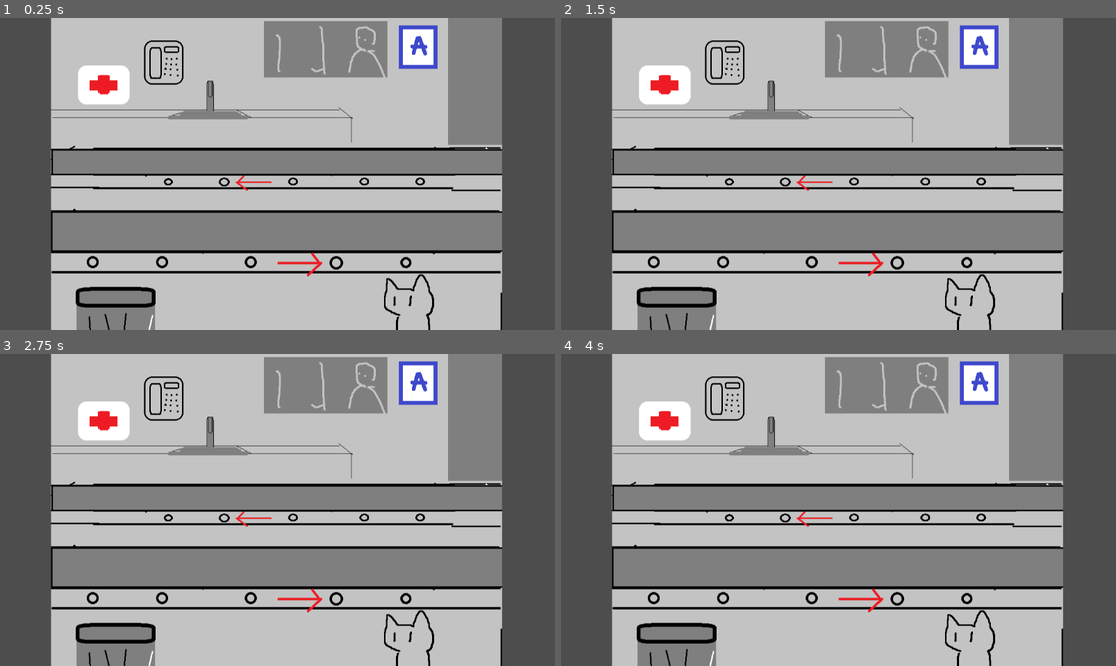
Above: before the commit, frames 1-4 (two rows, left to right).
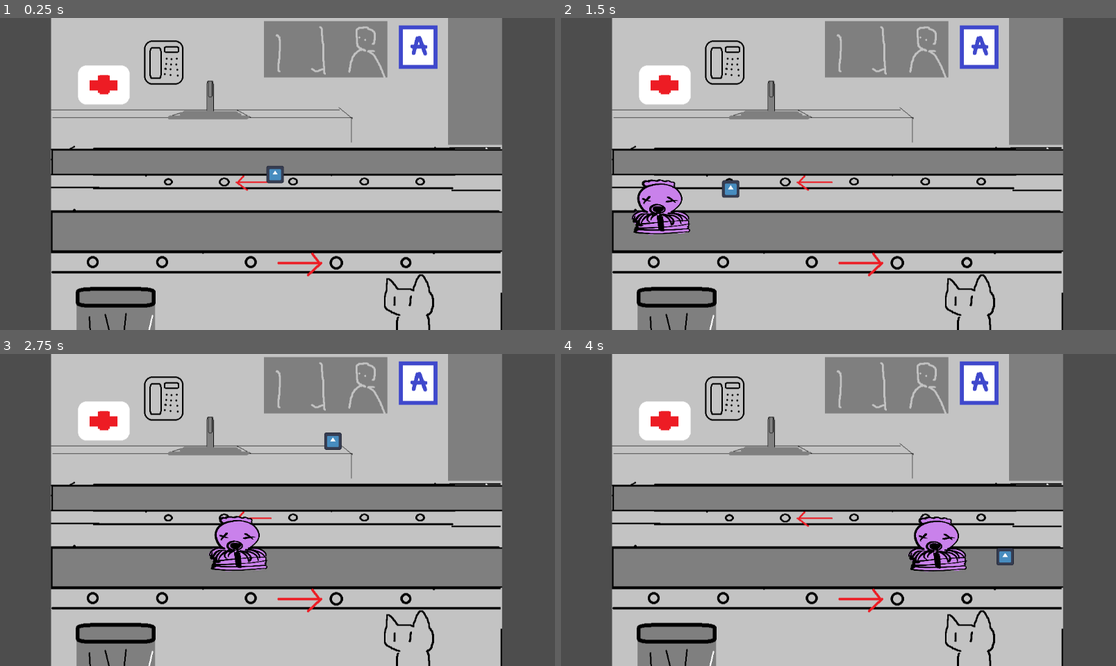
Above: after the commit, the same moments.

Repository: BUNN1E5/SDGJ-2024
Game: Godot game, scene res://levels/mockup/mockup.tscn
Two runs of this game, one before a commit and one after it. Both use one fixed random seed, a clock stepped at 60 frames per second and the inputs below. The engine's default icon, where the game draws it, is replaced by a stand-in: a white triangle on a blue panel in a dark square.
Inputs (mouse positions are in pixels of both pictures, inside the frame that each line leads up to):
- Up to frame 1 (0.25 s): no input
- Up to frame 2 (1.5 s): move the mouse to (960, 158) at 0.52 s; move the mouse to (727, 189) at 1.27 s
- Up to frame 3 (2.75 s): move the mouse to (333, 441) at 2.02 s
- Up to frame 4 (4 s): move the mouse to (810, 572) at 2.77 s; move the mouse to (1005, 556) at 3.52 s

The runs differ from the first frame. In frame 1, 0.2% of the frame differs, in the area x 47-52%, y 47-54%; in frame 2, 1.6%, in the area x 12-33%, y 51-70%; in frame 3, 1.6%; in frame 4, 1.6%.

Commit message:
Testing Mouse movement

Diff:
--- a/game_systems/conveyer_belt/conveyer_belt.gd
+++ b/game_systems/conveyer_belt/conveyer_belt.gd
@@ -1,5 +1,5 @@
 extends Node2D
-
+class_name ConveyerBelt
 #Here is the functionality that needs to be implemented in this class:
 #We need to make a conveyer!
 #	How do we wanna implement this?
@@ -14,12 +14,11 @@
 #	If good food gets gobbled add some money and push emty plate on plate return at the
 #		at the same relative position as where it was on the
 
-#We will figure out which we wanna use later
-@export var sushi_path : Path2D
-@export var plate_path : Path2D
 
-@export var food_conveyer : Array[Node2D] #Holds all the food on the conveyer to the customer
-@export var plate_conveyer : Array[Node2D] #Holds any plates that are returned including "BAD" food
+@export_range(0, 1) var speed : float = 0.1
 
-func process(delta):
+func _ready():
 	pass
+
+func _process(delta):
+	pass
--- /dev/null
+++ b/game_systems/conveyer_belt/conveyer_item.gd
@@ -0,0 +1,24 @@
+extends PathFollow2D
+class_name ConveyerItem
+
+@export var conveyer_belt : ConveyerBelt
+
+#food and a plate are both conveyerItems
+
+#these are the sprites from good to "bad"
+#a plate would have an array of 1 with just the plate item
+@export var sprites : Array[Sprite2D]
+@export var renderder : Sprite2D
+
+# Called when the node enters the scene tree for the first time.
+func _ready():
+	self.conveyer_belt = get_parent()
+	self.loop = true
+	self.rotates = false
+	self.conveyer_belt.get_curve()
+	pass # Replace with function body.
+
+# Called every frame. 'delta' is the elapsed time since the previous frame.
+func _process(delta):
+	self.progress_ratio += delta * conveyer_belt.speed
+	pass
--- a/food/base/food.gd
+++ b/game_systems/conveyer_belt/conveyer_manager.gd
@@ -1,11 +1,19 @@
-extends PathFollow2D
+extends Node
+class_name ConveyerManager
 
+@export var food_belt : ConveyerBelt
+@export var plate_belt : ConveyerBelt
 
 # Called when the node enters the scene tree for the first time.
 func _ready():
-	loop = true
 	pass # Replace with function body.
 
 # Called every frame. 'delta' is the elapsed time since the previous frame.
 func _process(delta):
 	pass
+
+func add_item(item : ConveyerItem):
+	pass
+
+func eat_Item(item : ConveyerItem):
+	pass
--- /dev/null
+++ b/game_systems/player_control/mouse.gd
@@ -0,0 +1,14 @@
+extends Node
+
+@export var mouse_smoothness = 16
+
+# Called when the node enters the scene tree for the first time.
+func _ready():
+	Input.set_mouse_mode(Input.MOUSE_MODE_HIDDEN)
+	pass # Replace with function body.
+
+# Called every frame. 'delta' is the elapsed time since the previous frame.
+func _process(delta):
+	var mouse_pos = get_viewport().get_mouse_position()
+	self.position = self.position.lerp(mouse_pos, delta * mouse_smoothness)
+	pass
--- /dev/null
+++ b/game_systems/score/score_manager.gd
@@ -0,0 +1,39 @@
+extends Node
+
+#food rating is S -> A -> B -> C -> F with F being a failed state
+#				4 -> 3 -> 2 -> 1 -> 0
+#there is a counter that increases food rating back up
+#when that counter reaches a value increase the food rating up
+@export var food_rating : float = 4
+@export var food_rating_recovery_rate : float = 0.1
+
+#This is your money, this does nothing
+@export var money = 0
+
+signal on_food_rating_recovery
+signal on_food_rating_loss
+
+# Called when the node enters the scene tree for the first time.
+func _ready():
+	on_food_rating_loss.connect(food_rating_loss)
+	on_food_rating_recovery.connect(food_rating_recovery)
+	pass # Replace with function body.
+
+# Called every frame. 'delta' is the elapsed time since the previous frame.
+func _process(delta):
+	pass
+
+#this runs when there is a change to the food rating
+#a positive change just adds, a negative change means we lose
+func food_rating_recovery():
+	food_rating += food_rating_recovery_rate
+	pass
+
+#brings our food rating down a level and reset our recovery progress
+func food_rating_loss():
+	food_rating = floor(food_rating - 1)
+	pass
+
+func add_money(amount):
+	money += amount
+	pass
--- a/levels/mockup/mockup.tscn
+++ b/levels/mockup/mockup.tscn
@@ -1,6 +1,11 @@
-[gd_scene load_steps=4 format=3 uid="uid://deytuyg26ollq"]
+[gd_scene load_steps=9 format=3 uid="uid://deytuyg26ollq"]
 
 [ext_resource type="Texture2D" uid="uid://bnrybd2q4f5gc" path="res://mockup/background.png" id="1_bh67r"]
+[ext_resource type="Texture2D" uid="uid://bt1ylwqcwa43" path="res://mockup/good-octopus-sushi.png" id="2_7uiju"]
+[ext_resource type="Script" path="res://game_systems/conveyer_belt/conveyer_belt.gd" id="2_fltsp"]
+[ext_resource type="Script" path="res://game_systems/conveyer_belt/conveyer_item.gd" id="2_fwvx3"]
+[ext_resource type="Texture2D" uid="uid://cpecripuq0dbr" path="res://icon.svg" id="5_ygjv5"]
+[ext_resource type="Script" path="res://game_systems/player_control/mouse.gd" id="6_vpumv"]
 
 [sub_resource type="Curve2D" id="Curve2D_6u7gi"]
 _data = {
@@ -10,9 +15,9 @@
 
 [sub_resource type="Curve2D" id="Curve2D_hkcda"]
 _data = {
-"points": PackedVector2Array(0, 0, 0, 0, -4, 453, 0, 0, 0, 0, 1162, 453)
+"points": PackedVector2Array(0, 0, 0, 0, -81, 444, 0, 0, 0, 0, 1293, 450, 0, 0, 0, 0, 1300, -100, 0, 0, 0, 0, -80, -100, 0, 0, 0, 0, -80, 450)
 }
-point_count = 2
+point_count = 5
 
 [node name="Node2D" type="Node2D"]
 
@@ -22,6 +27,36 @@
 
 [node name="PlatePath" type="Path2D" parent="."]
 curve = SubResource("Curve2D_6u7gi")
+script = ExtResource("2_fltsp")
 
 [node name="SushiPath" type="Path2D" parent="."]
+position = Vector2(-59.3049, 0)
+scale = Vector2(1.04562, 1)
 curve = SubResource("Curve2D_hkcda")
+script = ExtResource("2_fltsp")
+speed = 0.057
+
+[node name="PathFollow2D" type="PathFollow2D" parent="SushiPath"]
+position = Vector2(-81, 444)
+rotates = false
+script = ExtResource("2_fwvx3")
+
+[node name="Good-octopus-sushi" type="Sprite2D" parent="SushiPath/PathFollow2D"]
+position = Vector2(-0.779663, -52)
+scale = Vector2(0.2, 0.2)
+texture = ExtResource("2_7uiju")
+
+[node name="Area2D" type="Area2D" parent="SushiPath/PathFollow2D"]
+position = Vector2(-0.779663, -52)
+scale = Vector2(0.2, 0.2)
+
+[node name="CollisionPolygon2D" type="CollisionPolygon2D" parent="SushiPath/PathFollow2D/Area2D"]
+position = Vector2(3.89832, 260)
+scale = Vector2(5, 5)
+polygon = PackedVector2Array(-53.5568, 2, 66.946, 1, 51.644, -108, -41.124, -109)
+
+[node name="Mouse" type="Sprite2D" parent="."]
+position = Vector2(66, 409)
+scale = Vector2(0.28125, 0.28125)
+texture = ExtResource("5_ygjv5")
+script = ExtResource("6_vpumv")
Renamed: brainstorming/bad-octopus-sushi.png -> mockup/bad-octopus-sushi.png
Not shown, changed: mockup/bad-octopus-sushi.png.import
Renamed: brainstorming/good-octopus-sushi.png -> mockup/good-octopus-sushi.png
Not shown, changed: mockup/good-octopus-sushi.png.import
